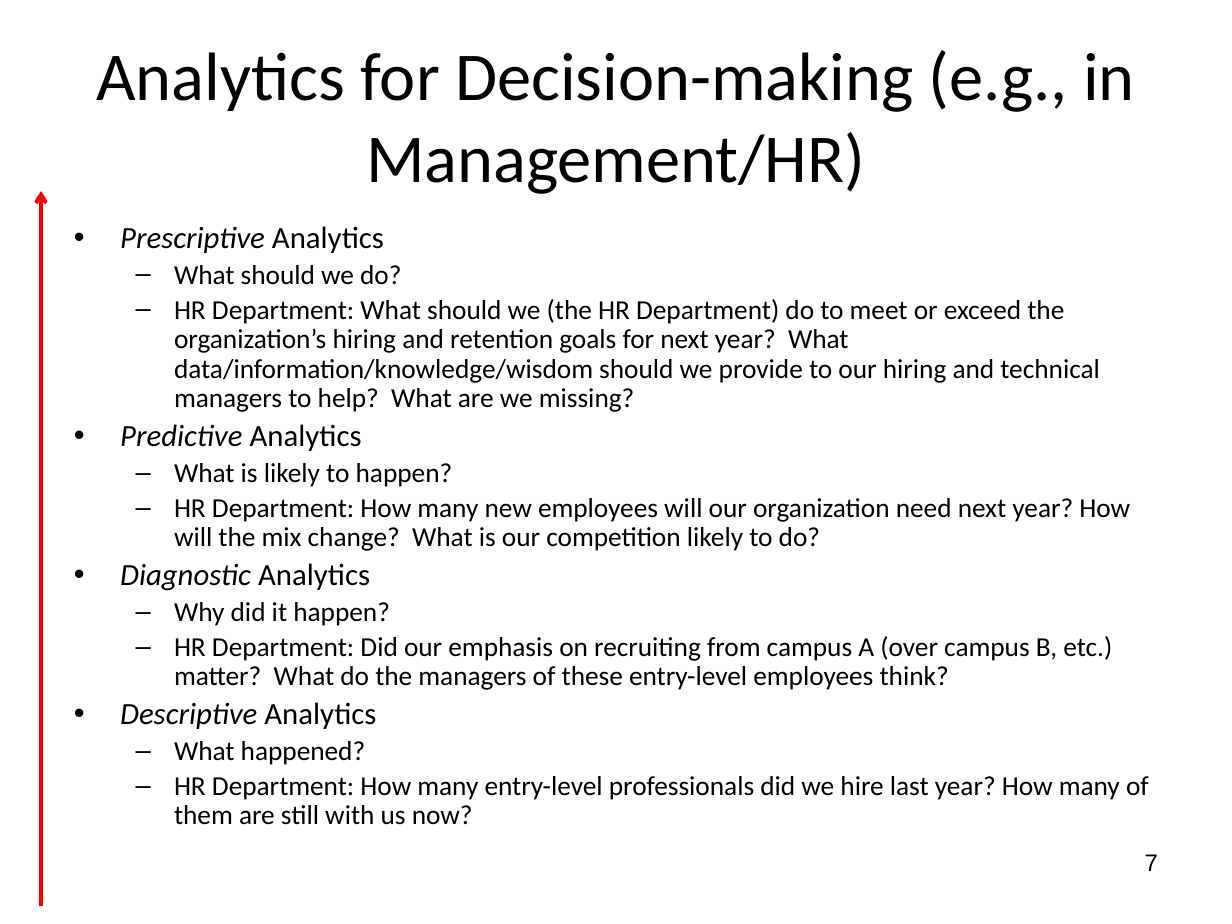
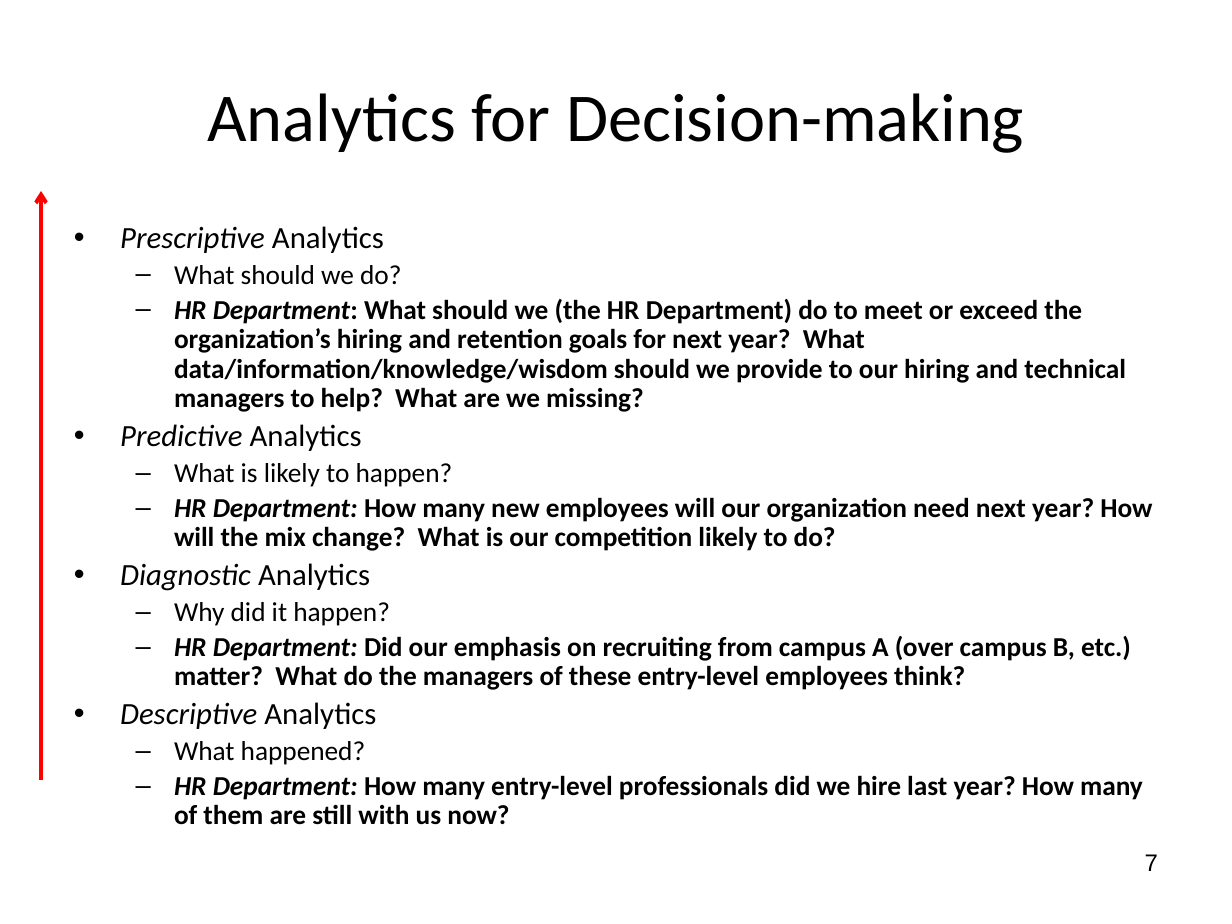
Before and after one commit to wsphd/datajam2018, a slide deck: slide 7 of dj2018.pptx. Drawn at 1232x924 pixels with LibreOffice and Linux fonts; fonts in the diff are those of the drawing. Boxes give left, top, right and bottom in pixels: in the first picture for what was removed or moved away, otherwise in the second. Text is boxed around its words. In the diff, an @@ line names an element or a change of style, - is before the commit and + after.

```diff
--- a/dj2018.pptx
+++ b/dj2018.pptx
@@ title at [207,93,1024,153]: text changed @@
-Analytics for Decision-making (e.g., in Management/HR)
+Analytics for Decision-making
@@ arrow moved from (41, 906) - (41, 191) to (41, 780) - (41, 191) @@
@@ text at [174,299,1152,825]: bold on in "HR Department: What should we (the HR ...", "HR Department: How many new employees will ...", "HR Department: Did our emphasis on recruiting ...", "HR Department: How many entry-level professionals did ..."; italic on in "HR Department:", "HR Department:", "HR Department:", "HR Department:" @@
```
Also in this commit, not shown: 3 other slides changed, 19 slides added.
